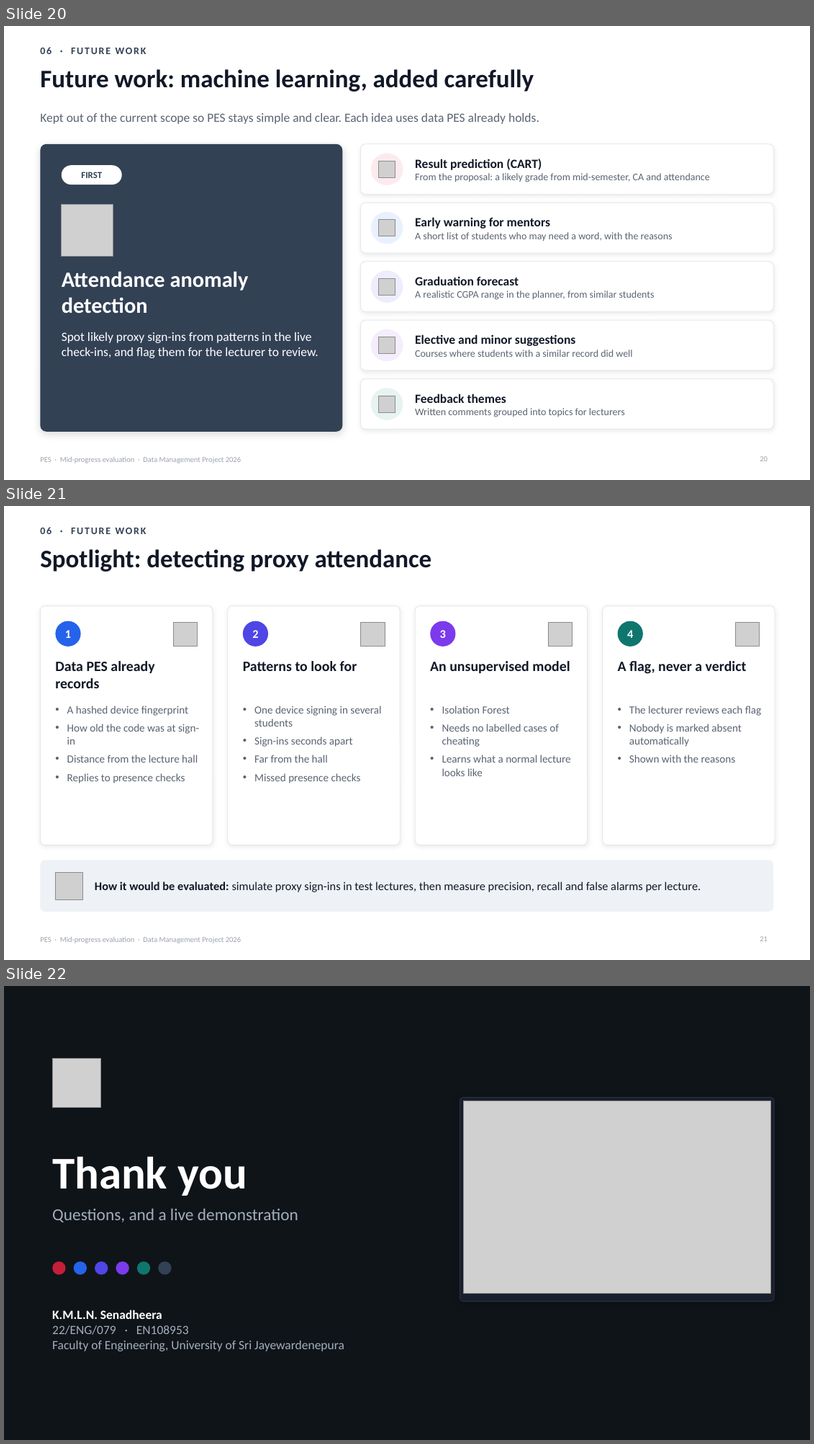
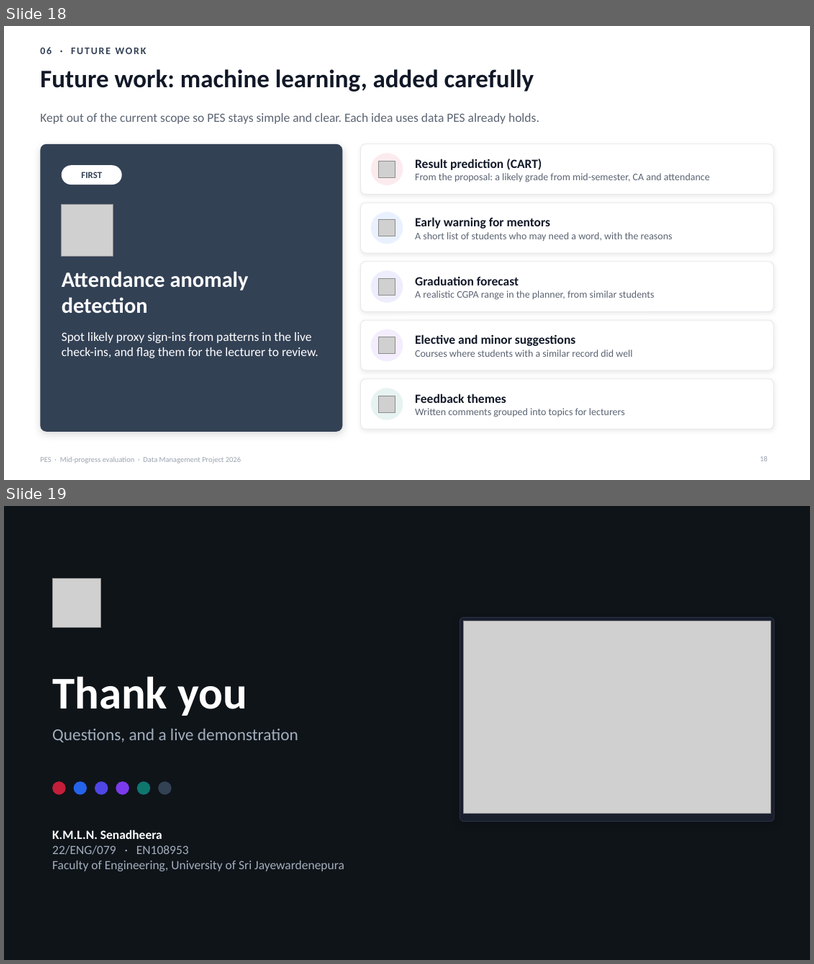
Before and after one commit to Senadheera-eng/Performance-Evaluation-System, a slide deck: presentations/PES_Mid_Progress_Evaluation.pptx. Shown one above the other, each under a label of ours: slides 20, 21 and 22 before the commit, slides 18 and 19 after it. The pictures are 814x1444 and 814x964 pixels, drawn with LibreOffice and Linux fonts; fonts in the diff are those of the drawing; grey boxes stand for pictures; background and template pictures are left out. Boxes give left, top, right and bottom in pixels: in the first picture for what was removed or moved away, otherwise in the second. Text is boxed around its words. In the diff, an @@ line names an element or a change of style, - is before the commit and + after.

```diff
--- a/presentations/PES_Mid_Progress_Evaluation.pptx
+++ b/presentations/PES_Mid_Progress_Evaluation.pptx
@@ slide 21 removed at (4, 506, 810, 960), background #FFFFFF; not listed: 1 template element that a slide beside it also shows @@
@@ text removed at (40, 527, 147, 534) @@
-06 · FUTURE WORK
@@ title removed at (40, 549, 432, 572) @@
-Spotlight: detecting proxy attendance
@@ rounded rectangle removed at (40, 606, 213, 845) @@
@@ rounded rectangle removed at (228, 606, 400, 845) @@
@@ rounded rectangle removed at (415, 606, 588, 845) @@
@@ rounded rectangle removed at (603, 606, 775, 845) @@
@@ ellipse removed at (55, 621, 81, 646) @@
@@ text removed at (65, 630, 71, 638) @@
-1
@@ picture removed at (173, 622, 198, 646) @@
@@ ellipse removed at (243, 621, 268, 646) @@
@@ text removed at (252, 630, 258, 638) @@
-2
@@ picture removed at (361, 622, 385, 646) @@
@@ ellipse removed at (430, 621, 456, 646) @@
@@ text removed at (440, 630, 446, 638) @@
-3
@@ picture removed at (548, 622, 573, 646) @@
@@ ellipse removed at (618, 621, 643, 646) @@
@@ text removed at (628, 630, 633, 638) @@
-4
@@ picture removed at (736, 622, 760, 646) @@
@@ text removed at (55, 661, 154, 688) @@
-Data PES already records
@@ text removed at (243, 661, 358, 671) @@
-Patterns to look for
@@ text removed at (430, 661, 570, 673) @@
-An unsupervised model
@@ text removed at (618, 661, 747, 674) @@
-A flag, never a verdict
@@ text removed at (67, 705, 199, 783) @@
-• A hashed device fingerprint
-• How old the code was at sign-in
-• Distance from the lecture hall
-• Replies to presence checks
@@ text removed at (255, 705, 381, 783) @@
-• One device signing in several students
-• Sign-ins seconds apart
-• Far from the hall
-• Missed presence checks
@@ text removed at (442, 705, 571, 776) @@
-• Isolation Forest
-• Needs no labelled cases of cheating
-• Learns what a normal lecture looks like
@@ text removed at (630, 705, 761, 762) @@
-• The lecturer reviews each flag
-• Nobody is marked absent automatically
-• Shown with the reasons
@@ rounded rectangle removed at (40, 860, 774, 911) @@
@@ picture removed at (55, 872, 82, 899) @@
@@ text removed at (95, 881, 702, 892) @@
-How it would be evaluated: simulate proxy sign-ins in test lectures, then measure precision, recall and false alarms per lecture.
@@ page number removed at (760, 936, 768, 941) @@
-21
@@ what was slide 20 is now slide 18 @@
@@ what was slide 22 is now slide 19 @@
```
Also in this commit, not shown: 5 slides changed, 2 other slides removed.
